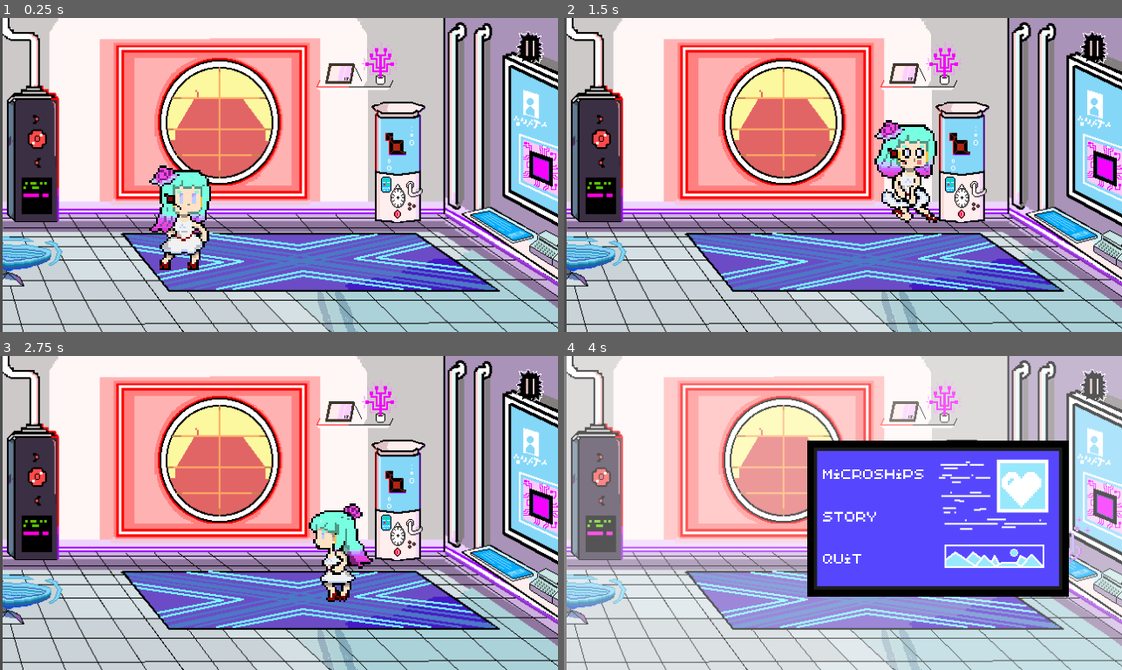
Above: before the commit, frames 1-4 (two rows, left to right).
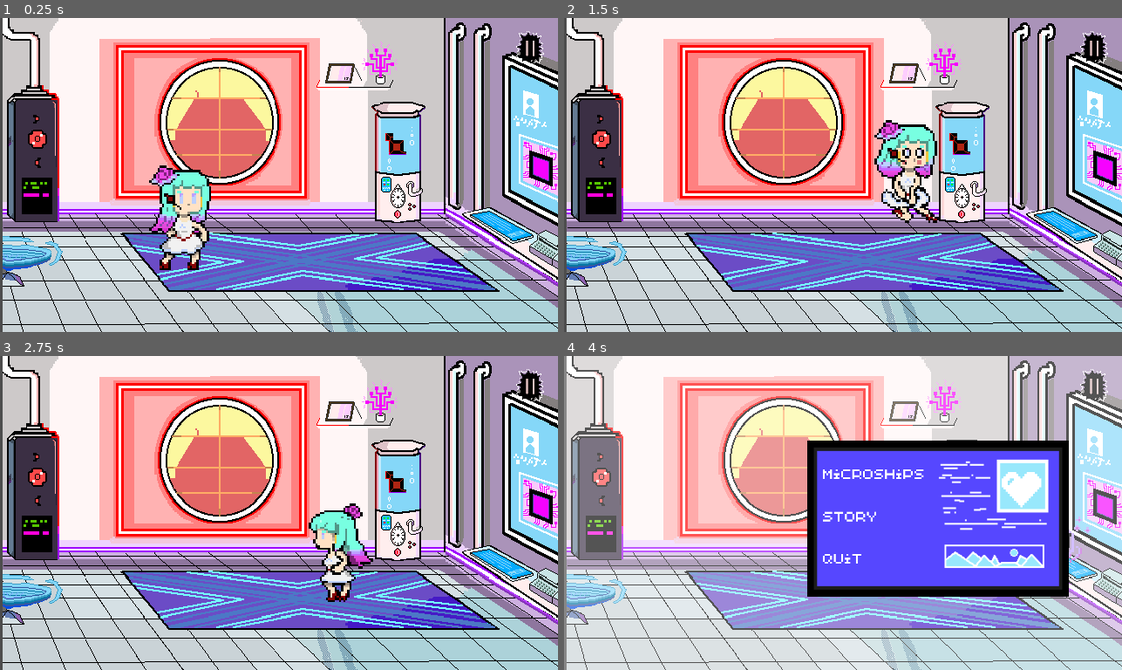
Above: after the commit, the same moments.

Repository: ifoudil/Chromatic-Requiem
Game: Godot game, scene res://Scenes/player.tscn
Two runs of this game, one before a commit and one after it. Both use one fixed random seed, a clock stepped at 60 frames per second and the inputs below. This scene is started directly instead of the project's main scene.
Inputs:
- Up to frame 1 (0.25 s): no input
- Up to frame 2 (1.5 s): tap Enter (ui_accept) at 0.5 s; hold Right (move_right) from 0.53 s (still down); tap Z (atk) at 0.6 s; tap Space (jump) at 0.77 s; tap N (switch_idle) at 1.35 s
- Up to frame 3 (2.75 s): tap Space (jump) at 1.52 s; release Right (move_right) at 2.03 s; hold Left (move_left) from 2.03 s (still down); tap Z (atk) at 2.1 s
- Up to frame 4 (4 s): release Left (move_left) at 2.78 s; hold Right (move_right) from 2.78 s (still down); tap N (switch_idle) at 2.85 s; tap Space (jump) at 3.02, 3.77 s; tap Z (atk) at 3.6 s

The runs differ from the first frame. In frame 1, 12% of the frame differs, in the area x 0-100%, y 0-100%; in frame 2, 13%; in frame 3, 13%; in frame 4, 7.0%.

Commit message:
modif principal menu

Diff:
--- a/Scenes/drip.tscn
+++ b/Scenes/drip.tscn
@@ -100,4 +100,4 @@
 scale = Vector2(1, 1)
 sprite_frames = SubResource("SpriteFrames_j8oo4")
 animation = &"drip"
-frame_progress = 0.263314
+frame_progress = 0.262521
--- a/Scenes/intro.tscn
+++ b/Scenes/intro.tscn
@@ -137,7 +137,10 @@
 "loop": true,
 "name": &"redon",
 "speed": 3.0
-}, {
+}]
+
+[sub_resource type="SpriteFrames" id="SpriteFrames_xoeko"]
+animations = [{
 "frames": [{
 "duration": 1.0,
 "texture": ExtResource("20_xoeko")
@@ -216,8 +219,8 @@
 position = Vector2(320.5, 180)
 scale = Vector2(1.00156, 1)
 sprite_frames = SubResource("SpriteFrames_b226h")
-animation = &"skip2"
-frame_progress = 0.0938838
+animation = &"black"
+frame_progress = 0.153065
 
 [node name="AudioStreamPlayer2D2" type="AudioStreamPlayer2D" parent="."]
 position = Vector2(641.501, 360)
@@ -228,3 +231,10 @@
 position = Vector2(320.5, 180)
 scale = Vector2(1.00156, 1)
 stream = ExtResource("17_b6uv1")
+
+[node name="AnimatedSprite2D2" type="AnimatedSprite2D" parent="."]
+texture_filter = 1
+position = Vector2(320.5, 180)
+scale = Vector2(1.00156, 1.09091)
+sprite_frames = SubResource("SpriteFrames_xoeko")
+animation = &"skip3"
--- a/Scenes/player.tscn
+++ b/Scenes/player.tscn
@@ -124,6 +124,7 @@
 position = Vector2(-285, -149)
 
 [node name="AnimatedSprite2D" type="AnimatedSprite2D" parent="StaticBody2D"]
+texture_filter = 1
 position = Vector2(606.469, 329.836)
 scale = Vector2(0.99541, 1.02313)
 sprite_frames = SubResource("SpriteFrames_tx1dd")
--- a/Scripts/intro.gd
+++ b/Scripts/intro.gd
@@ -1,10 +1,12 @@
 extends Node2D
 
 @onready var sprite = $AnimatedSprite2D
+@onready var sprite2 = $AnimatedSprite2D2
 @onready var alarm = $AudioStreamPlayer2D
 @onready var bubble = $AudioStreamPlayer2D2
 
 func _ready():
+	sprite2.visible = false
 	sprite.play("green")
 	await get_tree().create_timer(1.5).timeout
 	sprite.play("greenoff")
@@ -24,9 +26,13 @@
 	bubble.stop()
 	sprite.play("black")
 	await get_tree().create_timer(2).timeout
-	sprite.play("skip1")
+
+	sprite2.visible = true
+	sprite2.play("skip1")
 	await get_tree().create_timer(0.5).timeout
-	sprite.play("skip2")
+	sprite2.play("skip2")
 	await get_tree().create_timer(2.49).timeout
-	sprite.play("skip3")
-	await get_tree().create_timer(0.5).timeout
+	sprite2.play("skip3")
+	await get_tree().create_timer(5).timeout
+
+	get_tree().change_scene_to_file("res://Scenes/player.tscn")
Not shown: 1 places in Scenes/intro.tscn that only renumber resources
